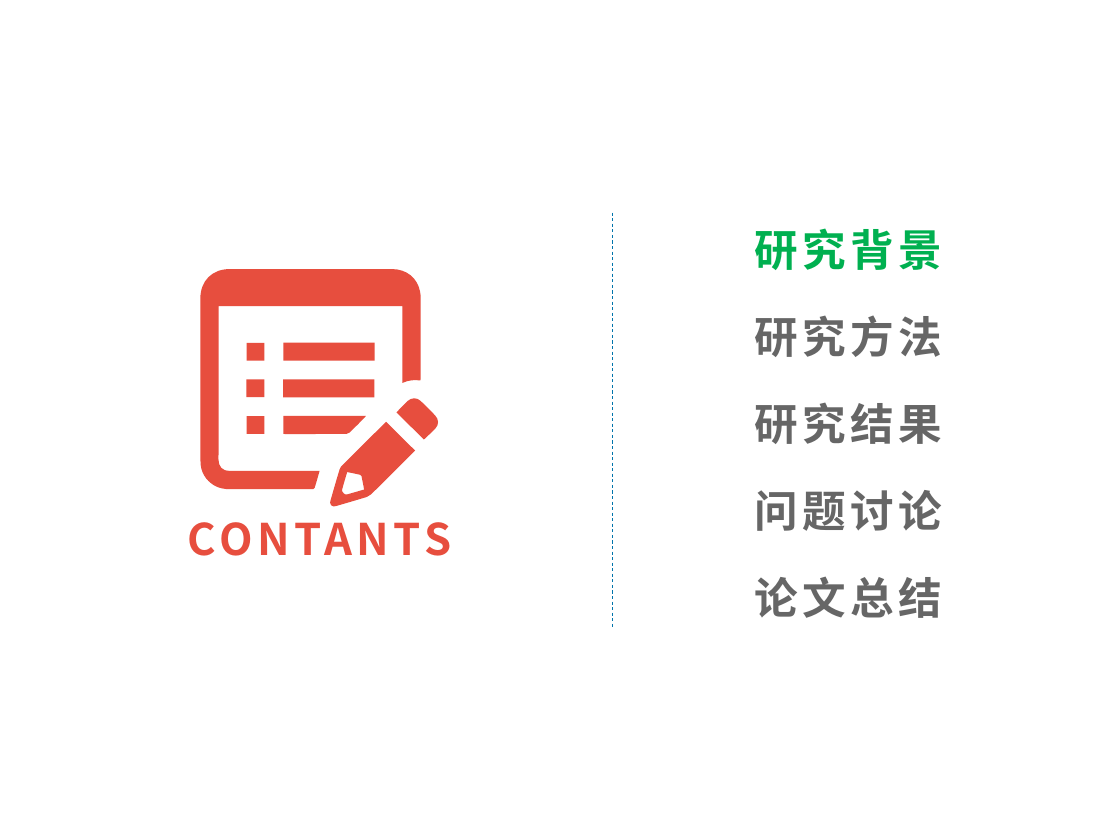
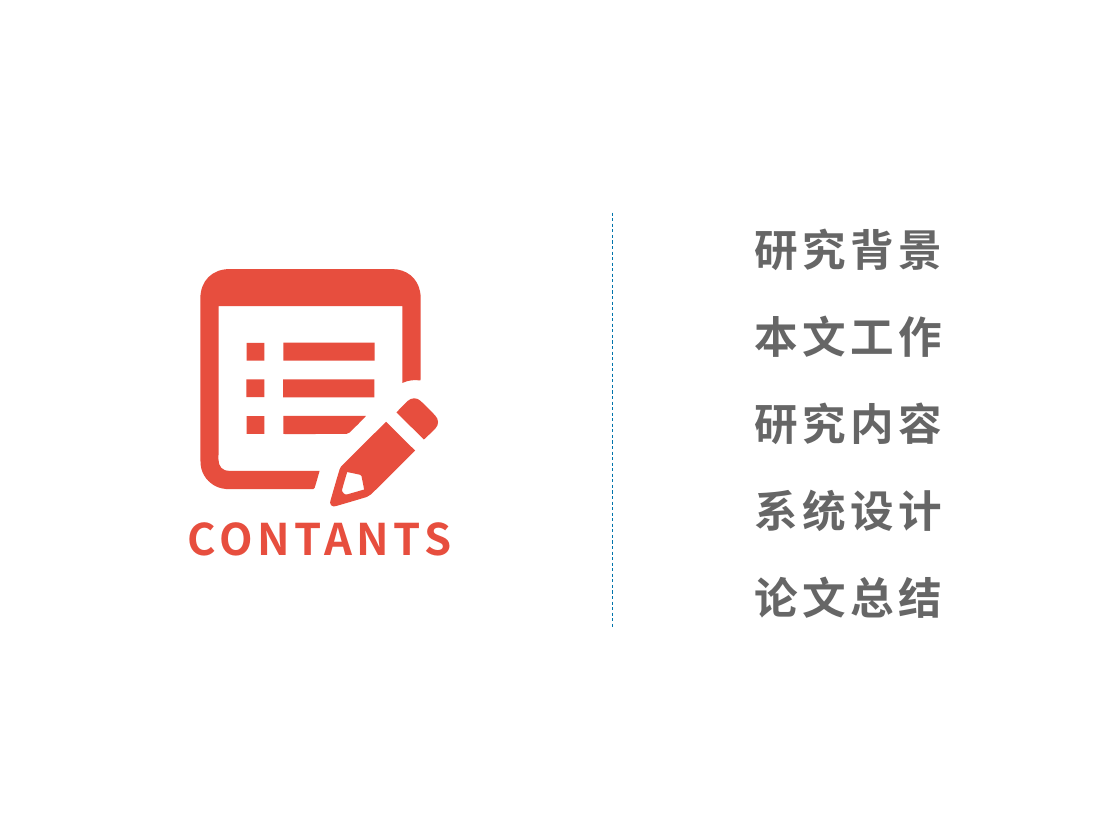
Before and after one commit to xuzhenkang/NoteBook, a slide deck: slide 2 of 毕业相关/毕业论文/答辩/毕业答辩【红色】.pptx. Drawn at 1120x840 pixels with LibreOffice and Linux fonts; fonts in the diff are those of the drawing; background and template pictures are left out. Boxes give left, top, right and bottom in pixels: in the first picture for what was removed or moved away, otherwise in the second. Text is boxed around its words. In the diff, an @@ line names an element or a change of style, - is before the commit and + after.

```diff
--- a/毕业相关/毕业论文/答辩/毕业答辩【红色】.pptx
+++ b/毕业相关/毕业论文/答辩/毕业答辩【红色】.pptx
@@ text "研究背景" at (754, 228, 942, 270): text colour #00B050 to #666666 @@
@@ text at (754, 315, 942, 357): text changed @@
-研究方法
+本文工作
@@ text at (754, 402, 942, 444): text changed @@
-研究结果
+研究内容
@@ text at (754, 490, 942, 531): text changed @@
-问题讨论
+系统设计
```
Also in this commit, not shown: 6 other slides changed, 18 slides added, 17 slides removed, 2 other files.
